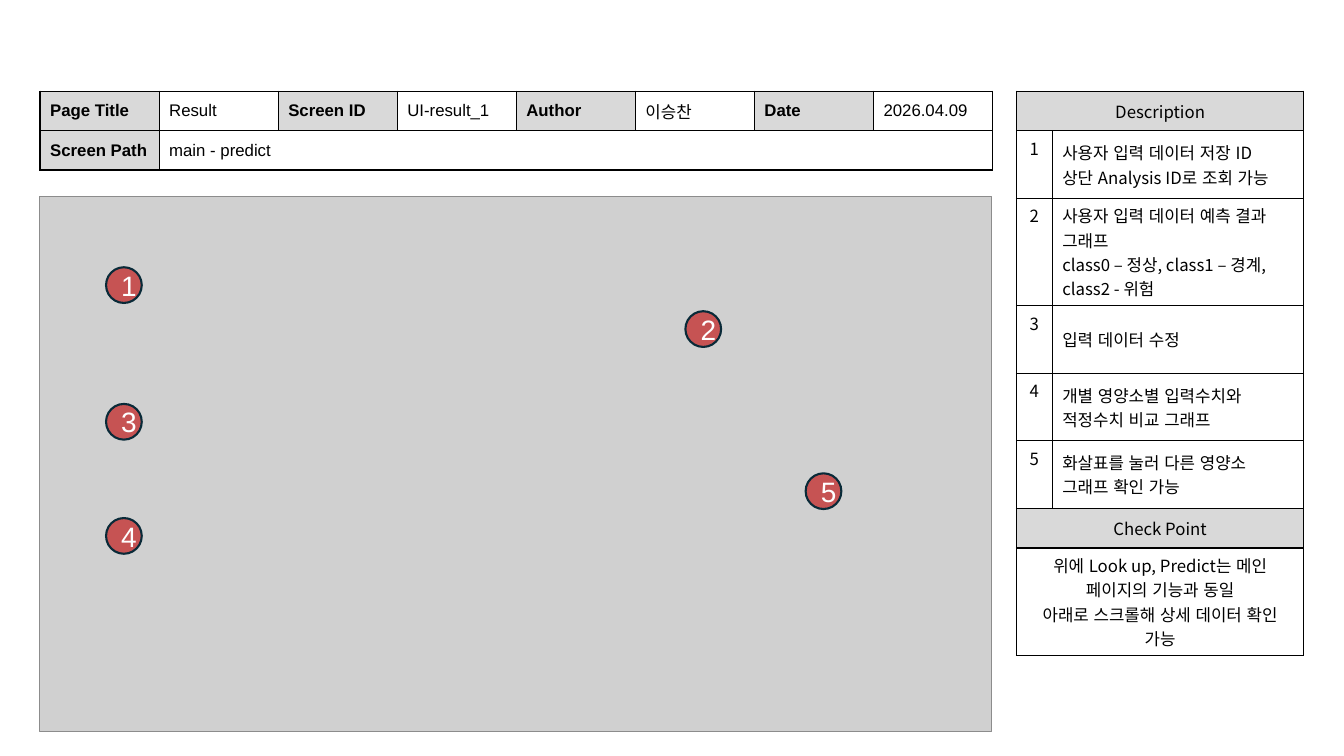
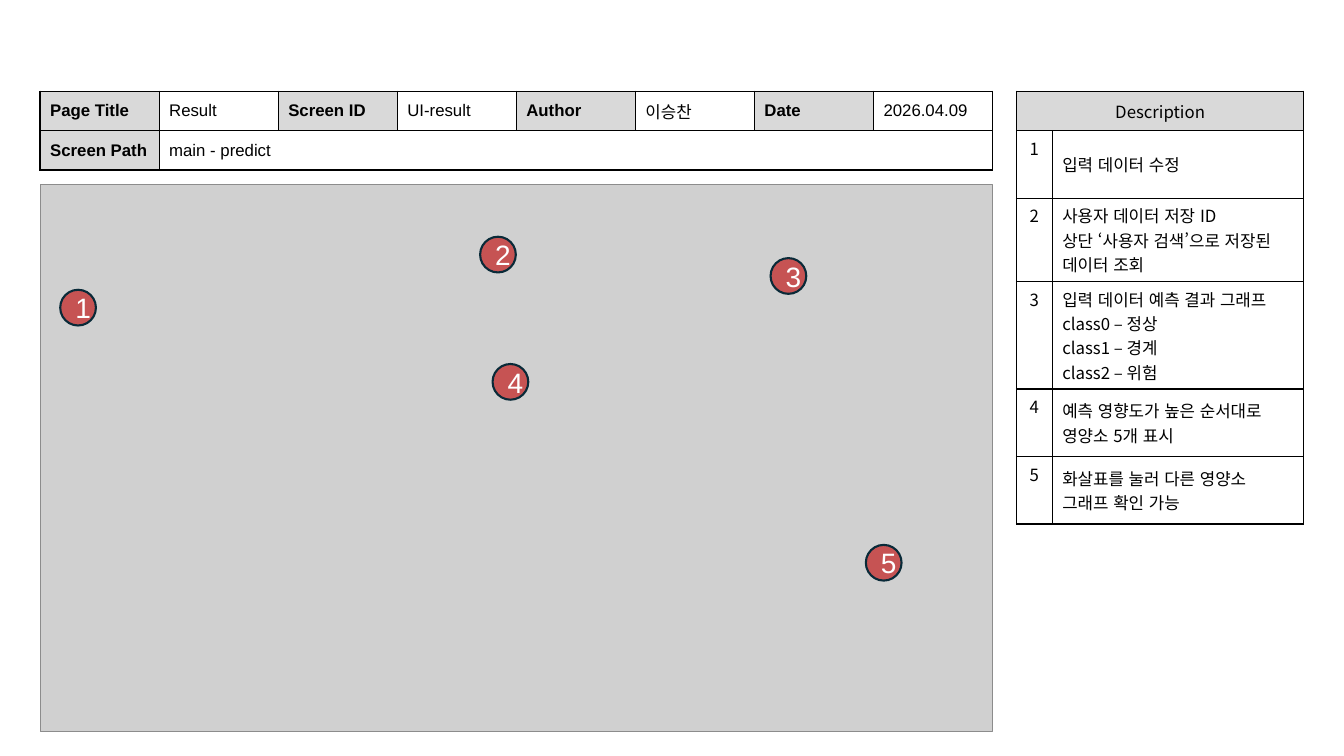
Before and after one commit to dc-inside/LeeSeungChan, a slide deck: slide 5 of 1차 프로젝트/기획/화면 설계서.pptx. Drawn at 1344x756 pixels with LibreOffice and Linux fonts; fonts in the diff are those of the drawing; grey boxes stand for pictures. Boxes give left, top, right and bottom in pixels: in the first picture for what was removed or moved away, otherwise in the second. Text is boxed around its words. In the diff, an @@ line names an element or a change of style, - is before the commit and + after.

```diff
--- a/1차 프로젝트/기획/화면 설계서.pptx
+++ b/1차 프로젝트/기획/화면 설계서.pptx
@@ table at box(40, 91, 992, 169) @@
-row 1, column 4: UI-result_1
+row 1, column 4: UI-result
@@ table at box(1016, 91, 1305, 515) @@
-row 2, column 2: 사용자 입력 데이터 저장 ID / 상단 Analysis ID로 조회 가능
+row 2, column 2: 입력 데이터 수정
-row 3, column 2: 사용자 입력 데이터 예측 결과 그래프 / class0 – 정상, class1 – 경계, class2 - 위험
+row 3, column 2: 사용자 데이터 저장 ID / 상단 ‘사용자 검색’으로 저장된 데이터 조회
-row 4, column 2: 입력 데이터 수정
+row 4, column 2: 입력 데이터 예측 결과 그래프 / class0 – 정상 / class1 – 경계 / class2 – 위험
-row 5, column 2: 개별 영양소별 입력수치와 적정수치 비교 그래프
+row 5, column 2: 예측 영향도가 높은 순서대로 영양소 5개 표시
-row 7: Check Point | 
-row 8: 위에 Look up, Predict는 메인 페이지의 기능과 동일 / 아래로 스크롤해 상세 데이터 확인 가능 | 
@@ picture: place and size @@
-picture at box(39, 197, 992, 732)
+picture at box(40, 185, 993, 733)
@@ ellipse "2": place and size @@
-ellipse "2" at box(686, 312, 721, 347)
+ellipse "2" at box(480, 237, 515, 272)
@@ ellipse "3": place and size @@
-ellipse "3" at box(106, 404, 141, 440)
+ellipse "3" at box(770, 258, 806, 293)
@@ ellipse "1": place and size @@
-ellipse "1" at box(106, 267, 141, 302)
+ellipse "1" at box(60, 290, 96, 326)
@@ ellipse "4": place and size @@
-ellipse "4" at box(106, 518, 141, 554)
+ellipse "4" at box(493, 364, 528, 399)
@@ ellipse "5": place and size @@
-ellipse "5" at box(806, 474, 841, 509)
+ellipse "5" at box(866, 545, 901, 581)
```
Also in this commit, not shown: 4 other slides changed, 1 slide removed, 2 other files.
